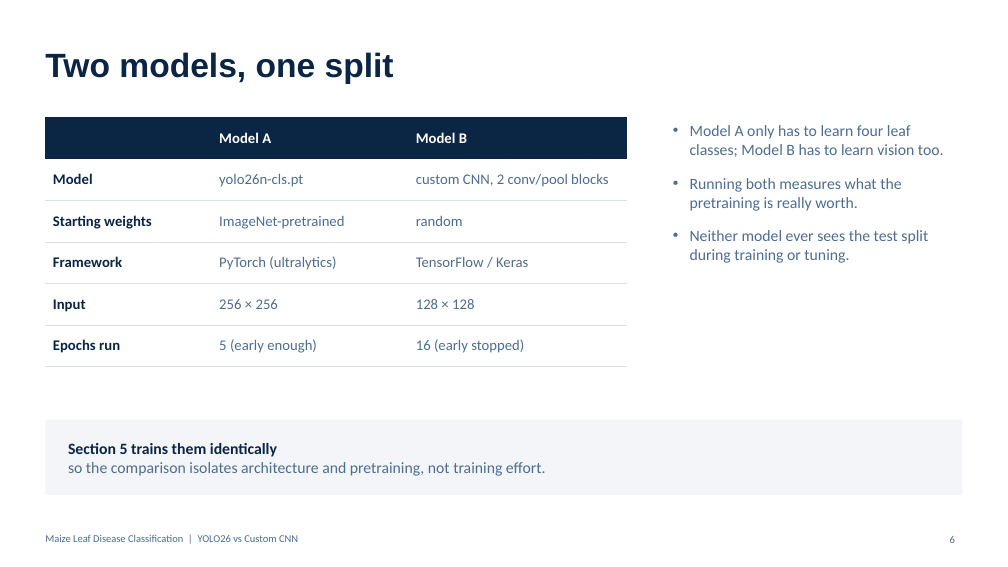
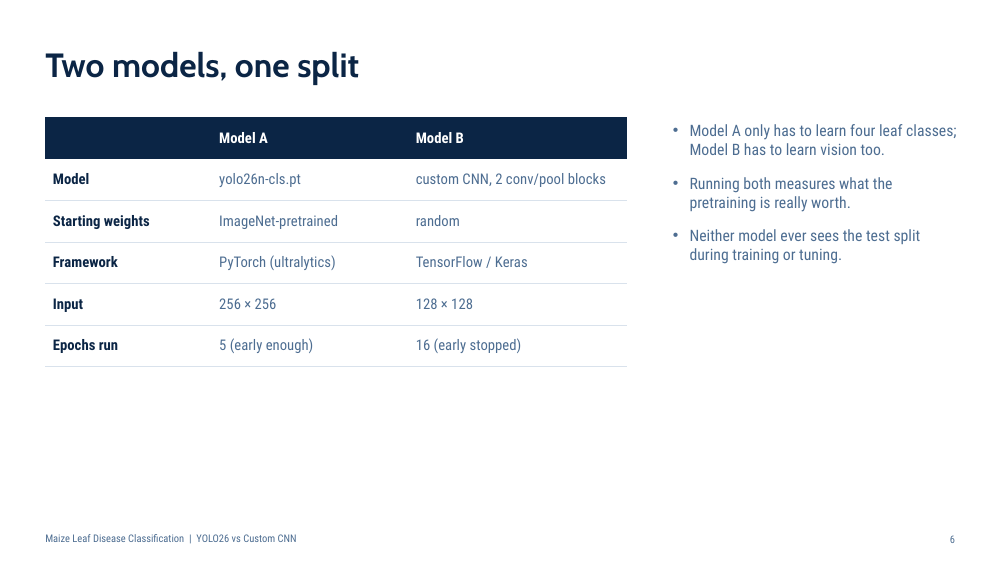
Before and after one commit to WillardDev/Maize-Disease-Detection, a slide deck: slide 6 of maize_disease.pptx. Drawn at 1008x567 pixels with LibreOffice and Linux fonts; fonts in the diff are those of the drawing. Boxes give left, top, right and bottom in pixels: in the first picture for what was removed or moved away, otherwise in the second. Text is boxed around its words. In the diff, an @@ line names an element or a change of style, - is before the commit and + after.

```diff
--- a/maize_disease.pptx
+++ b/maize_disease.pptx
@@ title "Two models, one split" at <box>45,51,359,85</box>: font Arial to Cabin @@
@@ table at <box>45,117,628,357</box> @@
@@ font Calibri to Roboto Condensed @@
@@ text "Model A only has to ..." at <box>690,124,956,264</box>: font Calibri to Roboto Condensed @@
@@ rectangle removed at <box>45,420,963,495</box> @@
@@ text removed at <box>68,443,546,476</box> @@
-Section 5 trains them identically
-so the comparison isolates architecture and pretraining, not training effort.
@@ text "Maize Leaf Disease Classification | ..." at <box>45,534,297,542</box>: font Calibri to Roboto Condensed @@
```
Also in this commit, not shown: 17 other slides changed, 1 slide added, 1 slide removed.
